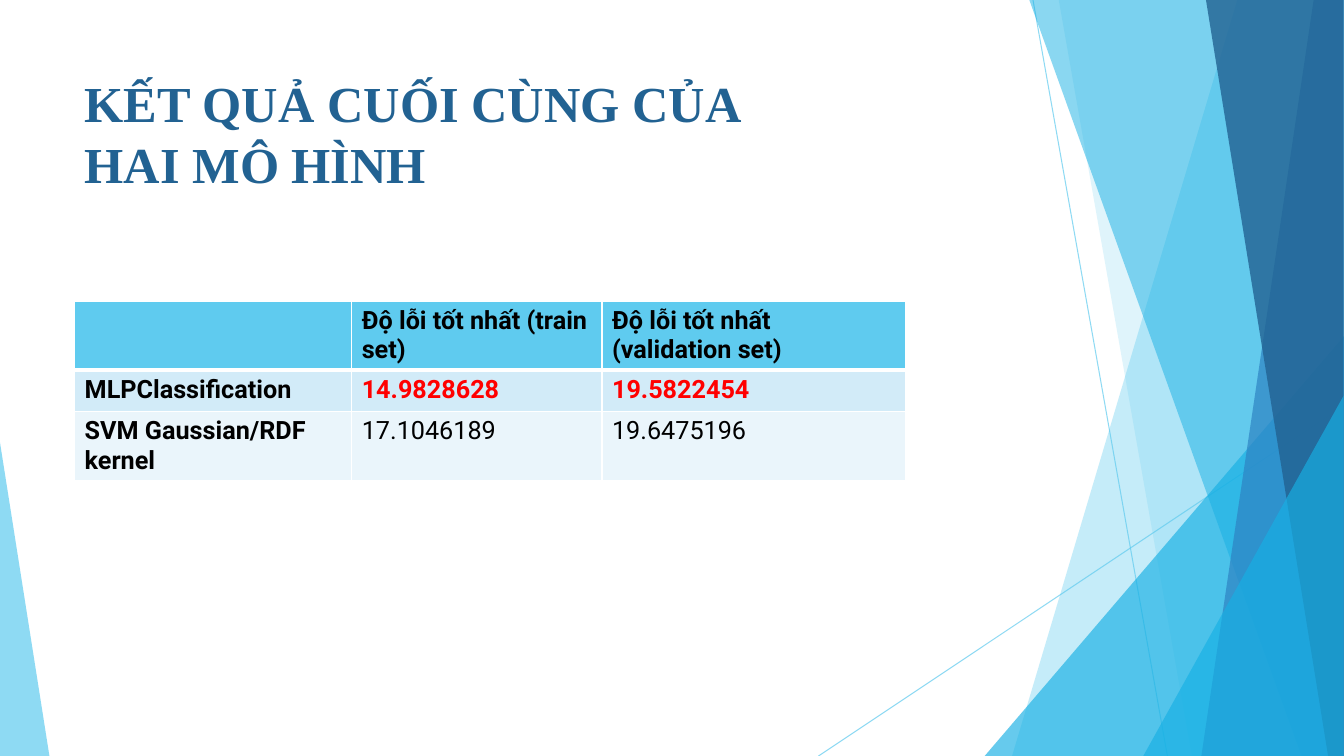
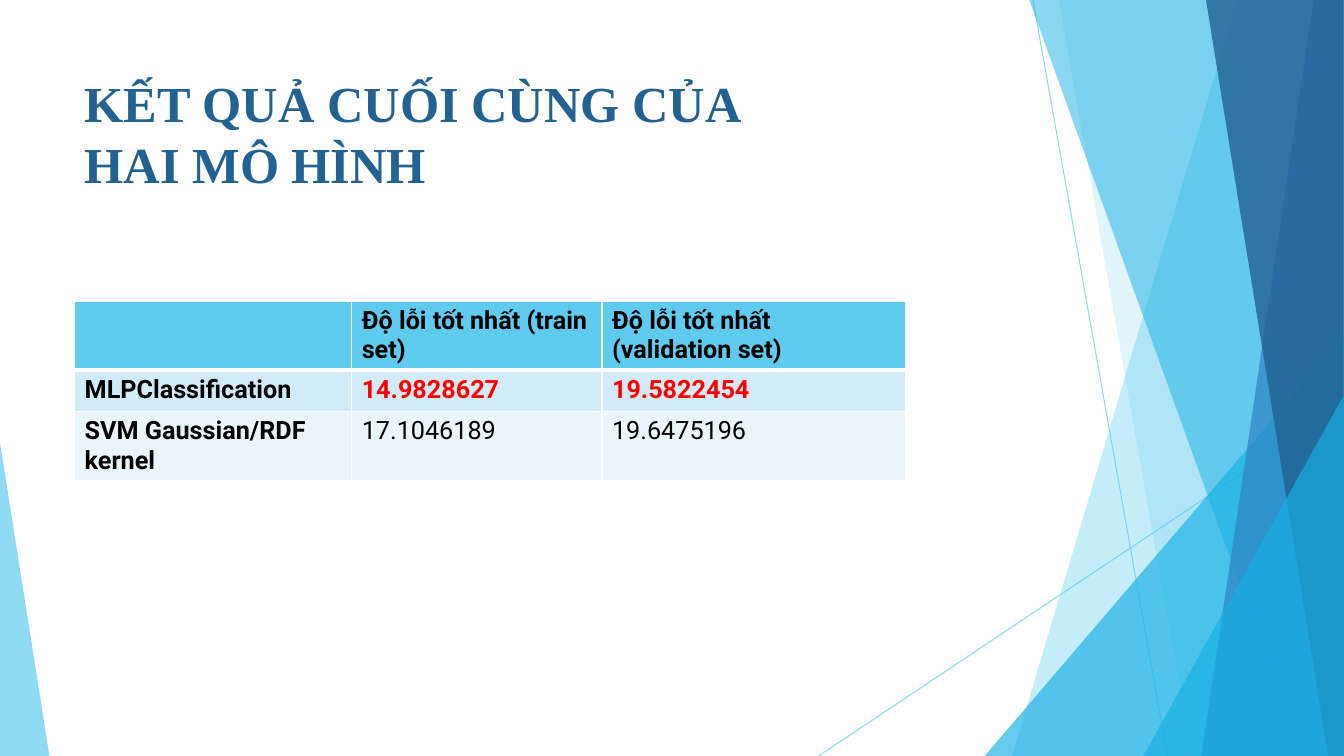
Before and after one commit to NguyenVTai/Datascience_2016-2, a slide deck: slide 19 of report/BÁO CÁO ĐỒ ÁN CUỐI KỲ.pptx (slide 15 before the commit). Drawn at 1344x756 pixels with LibreOffice and Linux fonts; fonts in the diff are those of the drawing. Boxes give left, top, right and bottom in pixels: in the first picture for what was removed or moved away, otherwise in the second. Text is boxed around its words. In the diff, an @@ line names an element or a change of style, - is before the commit and + after.

Commit message:
Add files via upload
thêm vào phần đánh giá mô hình + vễ biểu đồ

```diff
--- a/report/BÁO CÁO ĐỒ ÁN CUỐI KỲ.pptx
+++ b/report/BÁO CÁO ĐỒ ÁN CUỐI KỲ.pptx
@@ table at (75, 301, 905, 484) @@
-row 2, column 2: 14.9828628
+row 2, column 2: 14.9828627
```
Also in this commit, not shown: 3 other slides changed, 5 slides added, 1 slide removed.
